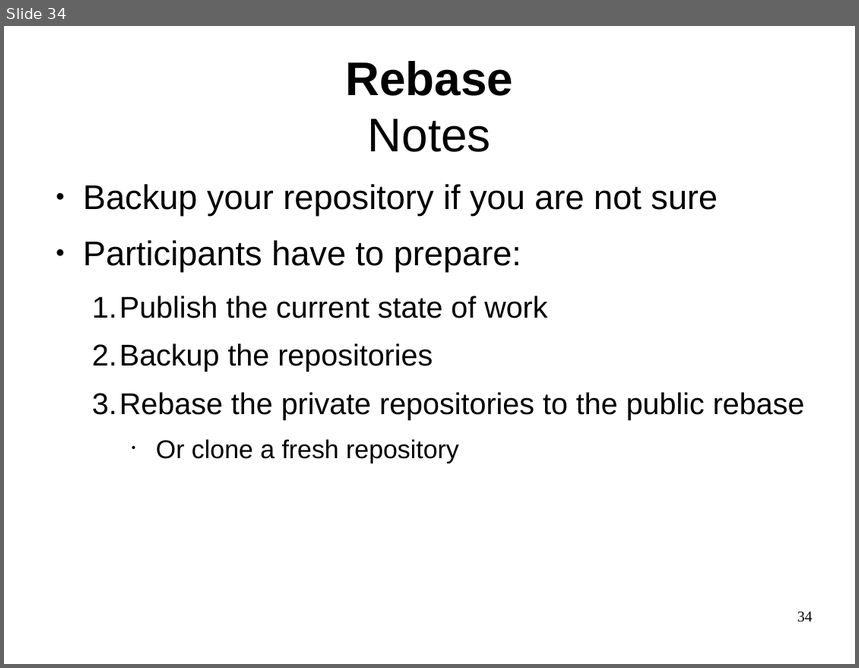
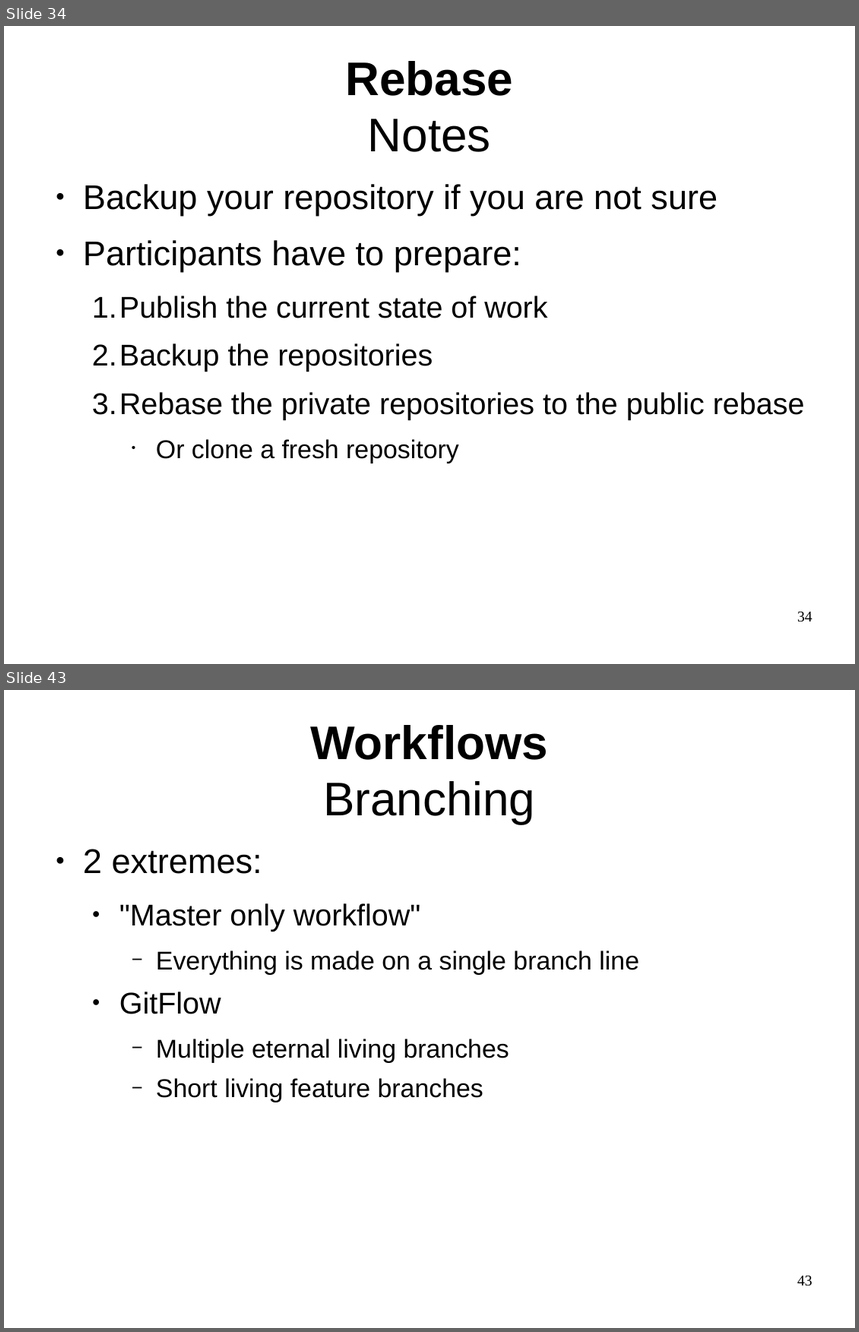
Before and after one commit to philpackmohr/git-paper, a slide deck: git-presentation.odp. Shown one above the other, each under a label of ours: slide 34 before the commit, slides 34 and 43 after it; the slides between them are not shown. The pictures are 859x668 and 859x1332 pixels, drawn with LibreOffice and Linux fonts; fonts in the diff are those of the drawing. Boxes give left, top, right and bottom in pixels: in the first picture for what was removed or moved away, otherwise in the second. Text is boxed around its words. In the diff, an @@ line names an element or a change of style, - is before the commit and + after.

```diff
--- a/git-presentation.odp
+++ b/git-presentation.odp
@@ slide 43 added at <box>4,690,855,1328</box>, background #FFFFFF @@
@@ title added at <box>310,725,547,825</box>, 44 pt, text #000000, bold @@
+Workflows
+Branching
@@ text added at <box>83,849,639,1103</box>, 24 pt, text #000000 @@
+● 2 extremes:
+  ● "Master only workflow"
+    − Everything is made on a single branch line
+  ● GitFlow
+    − Multiple eternal living branches
+    − Short living feature branches
@@ page number added at <box>797,1276,813,1287</box>, 14 pt, text #000000 @@
+43
```
Also in this commit, not shown: 2 slides changed, 15 other slides added, 1 other file.
